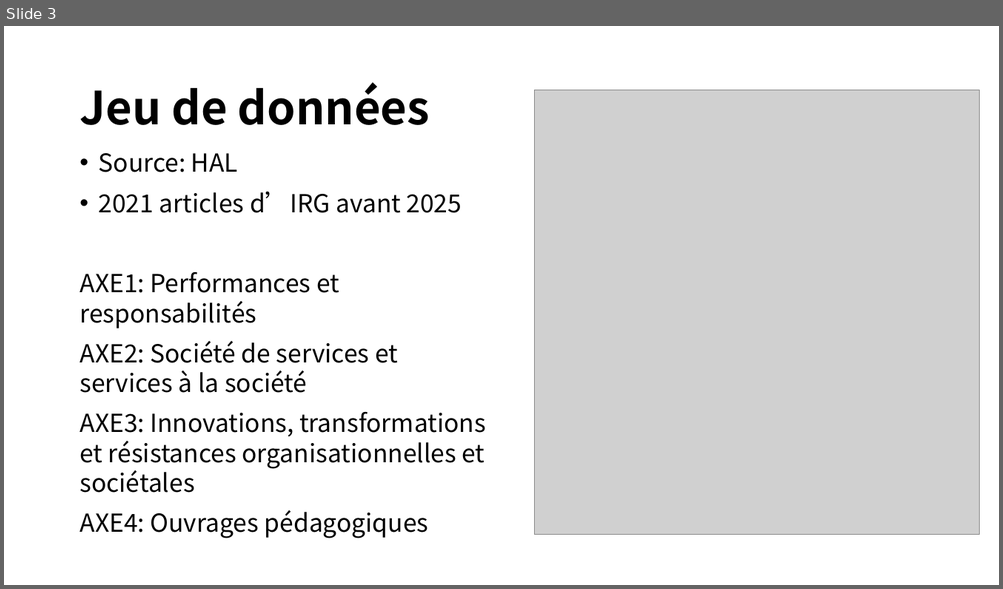
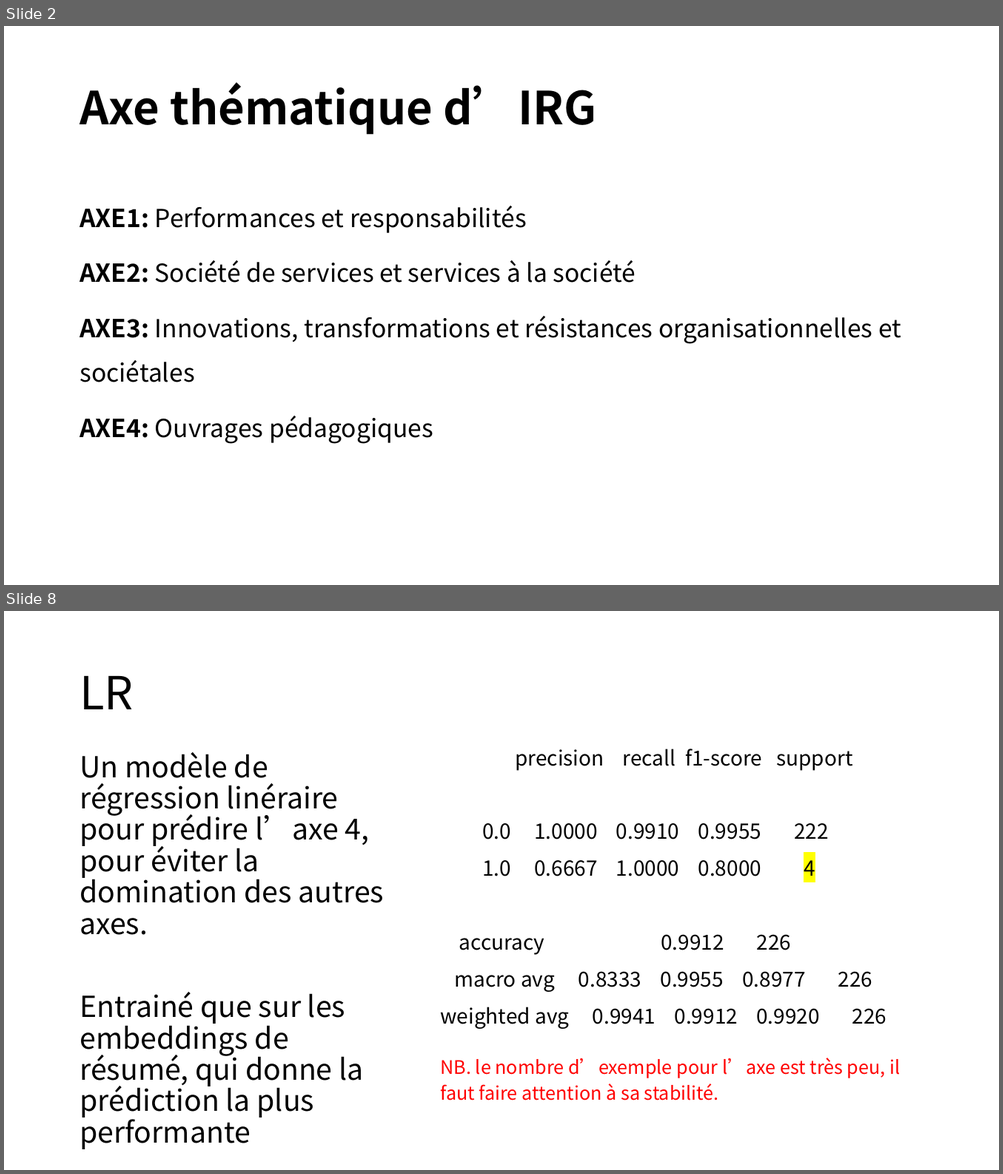
Before and after one commit to yeliu-dh/hal_insight, a slide deck: axe_classification.pptx. Shown one above the other, each under a label of ours: slide 3 before the commit, slides 2 and 8 after it; the slides between them are not shown. The pictures are 1003x589 and 1003x1174 pixels, drawn with LibreOffice and Linux fonts; fonts in the diff are those of the drawing; grey boxes stand for pictures. Boxes give left, top, right and bottom in pixels: in the first picture for what was removed or moved away, otherwise in the second. Text is boxed around its words. In the diff, an @@ line names an element or a change of style, - is before the commit and + after.

```diff
--- a/axe_classification.pptx
+++ b/axe_classification.pptx
@@ slide 8 added at (4,611,999,1170), background #FFFFFF @@
@@ title added at (79,676,134,709), 44 pt, text #000000 @@
+LR
@@ text added at (79,752,384,1118), 28 pt, text #000000 @@
+Un modèle de régression linéraire pour prédire l’axe 4, pour éviter la domination des autres axes.
+Entrainé que sur les embeddings de résumé, qui donne la prédiction la plus performante
@@ text added at (441,749,887,1029), 20 pt, text #000000 @@
+precision recall f1-score support
+0.0 1.0000 0.9910 0.9955 222
+1.0 0.6667 1.0000 0.8000 4
+accuracy 0.9912 226
+macro avg 0.8333 0.9955 0.8977 226
+weighted avg 0.9941 0.9912 0.9920 226
@@ text added at (440,1058,899,1101), 18 pt, text #FF0000 @@
+NB. le nombre d’exemple pour l’axe est très peu, il faut faire attention à sa stabilité.
@@ what was slide 3 is now slide 2 @@
@@ slide 2 changed as well @@
@@ title at (79,82,597,135): text changed @@
-Jeu de données
+Axe thématique d’IRG
@@ picture removed at (535,90,979,535) @@
@@ text "AXE1: Performances et responsabilités" at (79,206,901,444): bold on in "AXE1:", "AXE2:", "AXE3:", "AXE4:"; line spacing 1 to 1.5 @@
@@ text at (99,153,462,213): paragraphs removed @@
-• Source: HAL
-• 2021 articles d’IRG avant 2025
```
Also in this commit, not shown: 1 other slide changed, 7 other slides added, 2 slides removed, 10 other files.
